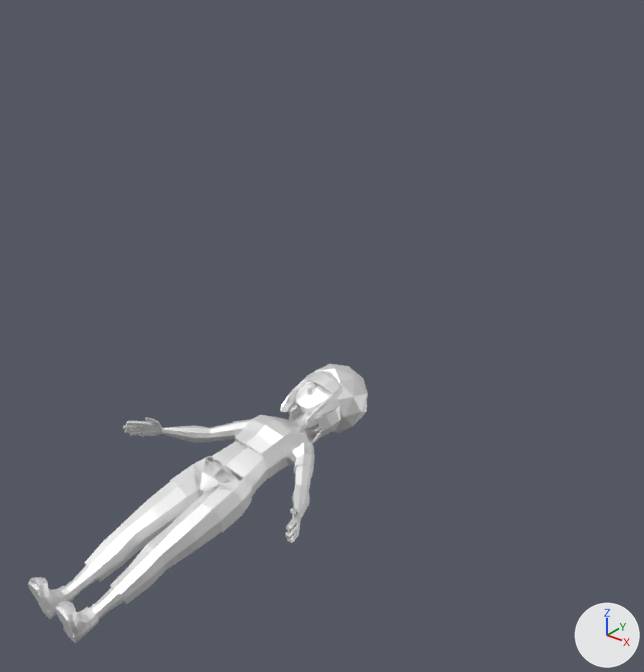
Two versions of the glTF model models/gltf/character/Kira 1.glb, one commit apart.
Camera for both pictures: a 50 mm camera at (2.53, -5.5, 2.61) aimed at (-0.1, -2.22, 0.58). The lights are fixed; the arrows at lower right show +X, +Y and +Z. Where no turn or scale is listed for an object, it has been applied to the vertices. Vertices at the same position are counted once.

Names of what the first picture shows: 'Kira_Base', 'Kira_Feet', 'Kira_Hair_A', 'Kira_Hair_B', 'Kira_Hair_Default', 'Kira_Hair_E', 'Kira_Hair_F', 'Kira_Pants_A', 'Kira_Pants_B', 'Kira_Shirt', 'Kira_Shoes', 'Kira_Shorts', 'Kira_Tank'.
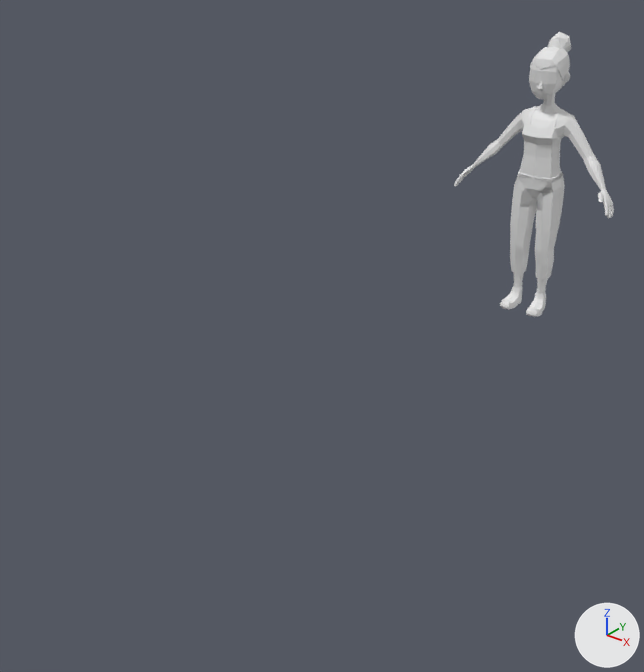
Diff of the bpy script that builds the scene:
```diff
--- a/models/gltf/character/Kira 1.glb.py
+++ b/models/gltf/character/Kira 1.glb.py
@@ me_kira_base @@
 me_kira_base.from_pydata(...)  # 443 vertices, 820 faces; spans x -0.57..0.57, y -0.17..0.1, z 0.09..1.78
 # used by ob_kira_base; location = (-0.066, -4.009, -0.023); rotation_euler = (-1.36, 0.0398, -0.0784), in degrees (-78, 2.3, -4.5)
-me_kira_base.materials.append(mat_mat_kira)
+# me_kira_base part 1: vertex colours changed
@@ me_kira_feet @@
 me_kira_feet.from_pydata(...)  # 96 vertices, 172 faces; spans x -0.146..0.146, y -0.13..0.065, z 0.001..0.093
 # used by ob_kira_feet; location = (-0.066, -4.009, -0.023); rotation_euler = (-1.36, 0.0398, -0.0784), in degrees (-78, 2.3, -4.5)
+# me_kira_feet part 2: vertex colours changed
 me_kira_feet.materials.append(mat_mat_kira)
@@ me_kira_pants_a @@
 # used by ob_kira_pants_a; location = (-0.066, -4.009, -0.023); rotation_euler = (-1.36, 0.0398, -0.0784), in degrees (-78, 2.3, -4.5)
-me_kira_pants_a.from_pydata(...)  # 156 vertices, 290 faces; spans x -0.169..0.169, y -0.094..0.125, z 0.131..0.996
+me_kira_pants_a.from_pydata(...)  # 157 vertices, 292 faces; spans x -0.169..0.169, y -0.094..0.125, z 0.131..0.996
+# me_kira_pants_a part 3: 286 faces spanning x -0.169..0.169, y -0.094..0.125, z 0.131..0.996 switch from mat_mat_kira to no material
@@ me_kira_pants_b_001 @@
 me_kira_pants_b_001.from_pydata(...)  # 173 vertices, 324 faces; spans x -0.169..0.169, y -0.094..0.125, z 0.131..0.994
 # used by ob_kira_pants_b; location = (-0.066, -4.009, -0.023); rotation_euler = (-1.36, 0.0398, -0.0784), in degrees (-78, 2.3, -4.5)
-me_kira_pants_b_001.materials.append(mat_mat_kira)
+# me_kira_pants_b_001 part 4: vertex colours changed
@@ me_kira_shoes_001 @@
 me_kira_shoes_001.from_pydata(...)  # 288 vertices, 560 faces; spans x -0.155..0.155, y -0.146..0.07, z 0.001..0.156
 # used by ob_kira_shoes; location = (-0.066, -4.009, -0.023); rotation_euler = (-1.36, 0.0398, -0.0784), in degrees (-78, 2.3, -4.5)
+# me_kira_shoes_001 part 5: 560 faces spanning x -0.155..0.155, y -0.146..0.07, z 0.001..0.156 switch from mat_mat_kira to no material
@@ me_kira_tank @@
 me_kira_tank.from_pydata(...)  # 249 vertices, 470 faces; spans x -0.48..0.48, y -0.14..0.1, z 0.953..1.491
 # used by ob_kira_tank; location = (-0.066, -4.009, -0.023); rotation_euler = (-1.36, 0.0398, -0.0784), in degrees (-78, 2.3, -4.5)
+# me_kira_tank part 6: 470 faces spanning x -0.48..0.48, y -0.14..0.1, z 0.953..1.491 switch from mat_mat_kira to no material
@@ ob_kira_base @@
 ob_kira_base = bpy.data.objects.new('Kira_Base', me_kira_base)
-ob_kira_base.location = (-0.066, -4.009, -0.023)
-ob_kira_base.rotation_euler = (-1.36, 0.0398, -0.0784)  # degrees (-78, 2.3, -4.5)
+ob_kira_base.location = (0.0, 0.0, 0.0)
@@ ob_kira_feet @@
 ob_kira_feet = bpy.data.objects.new('Kira_Feet', me_kira_feet)
-ob_kira_feet.location = (-0.066, -4.009, -0.023)
-ob_kira_feet.rotation_euler = (-1.36, 0.0398, -0.0784)  # degrees (-78, 2.3, -4.5)
+ob_kira_feet.location = (0.0, 0.0, 0.0)
@@ ob_kira_hair_a @@
-ob_kira_hair_a = bpy.data.objects.new('Kira_Hair_A', me_kira_hair_a)
@@ ob_kira_hair_b @@
-ob_kira_hair_b = bpy.data.objects.new('Kira_Hair_B', me_kira_hair_b)
@@ ob_kira_hair_c @@
 ob_kira_hair_c = bpy.data.objects.new('Kira_Hair_C', me_kira_hair_c)
-ob_kira_hair_c.location = (-0.066, -4.009, -0.023)
-ob_kira_hair_c.rotation_euler = (-1.36, 0.0398, -0.0784)  # degrees (-78, 2.3, -4.5)
+ob_kira_hair_c.location = (0.0, 0.0, 0.0)
@@ ob_kira_hair_default @@
-ob_kira_hair_default = bpy.data.objects.new('Kira_Hair_Default', me_kira_hair_default)
@@ ob_kira_hair_e @@
-ob_kira_hair_e = bpy.data.objects.new('Kira_Hair_E', me_kira_hair_e)
@@ ob_kira_hair_f @@
-ob_kira_hair_f = bpy.data.objects.new('Kira_Hair_F', me_kira_hair_f)
@@ ob_kira_pants_a @@
 ob_kira_pants_a = bpy.data.objects.new('Kira_Pants_A', me_kira_pants_a)
-ob_kira_pants_a.location = (-0.066, -4.009, -0.023)
-ob_kira_pants_a.rotation_euler = (-1.36, 0.0398, -0.0784)  # degrees (-78, 2.3, -4.5)
+ob_kira_pants_a.location = (0.0, 0.0, 0.0)
@@ ob_kira_pants_b @@
 ob_kira_pants_b = bpy.data.objects.new('Kira_Pants_B', me_kira_pants_b_001)
-ob_kira_pants_b.location = (-0.066, -4.009, -0.023)
-ob_kira_pants_b.rotation_euler = (-1.36, 0.0398, -0.0784)  # degrees (-78, 2.3, -4.5)
+ob_kira_pants_b.location = (0.0, 0.0, 0.0)
@@ ob_kira_shirt @@
-ob_kira_shirt = bpy.data.objects.new('Kira_Shirt', me_kira_shirt)
@@ ob_kira_shoes @@
 ob_kira_shoes = bpy.data.objects.new('Kira_Shoes', me_kira_shoes_001)
-ob_kira_shoes.location = (-0.066, -4.009, -0.023)
-ob_kira_shoes.rotation_euler = (-1.36, 0.0398, -0.0784)  # degrees (-78, 2.3, -4.5)
+ob_kira_shoes.location = (0.0, 0.0, 0.0)
@@ ob_kira_shorts @@
-ob_kira_shorts = bpy.data.objects.new('Kira_Shorts', me_kira_shorts)
@@ ob_kira_tank @@
 ob_kira_tank = bpy.data.objects.new('Kira_Tank', me_kira_tank)
-ob_kira_tank.location = (-0.066, -4.009, -0.023)
-ob_kira_tank.rotation_euler = (-1.36, 0.0398, -0.0784)  # degrees (-78, 2.3, -4.5)
+ob_kira_tank.location = (0.0, 0.0, 0.0)
```

Boxes (x1, y1, x2, y2) around the edits, measured in the pictures (644 x 672 px):
'Kira_Pants_B', recoloured, moved, turned: before (84, 456, 252, 614); after (510, 170, 563, 290)
'Kira_Tank', surface changed, moved, turned: before (162, 418, 312, 518); after (473, 98, 606, 190)
'Kira_Base', recoloured, moved, turned: before (123, 382, 333, 543); after (454, 63, 614, 218)
'Kira_Shirt', deleted: before (167, 415, 315, 516)
'Kira_Pants_A', reshaped, moved, turned: before (71, 456, 252, 609); after (511, 173, 565, 291)
'Kira_Shoes', surface changed, moved, turned: before (29, 577, 105, 643); after (500, 283, 546, 316)
'Kira_Shorts', deleted: before (71, 457, 250, 613)
'Kira_Hair_F', deleted: before (313, 364, 368, 433)
'Kira_Hair_Default', deleted: before (280, 371, 343, 444)
'Kira_Hair_C', moved, turned (not visible before): after (530, 32, 571, 86)
'Kira_Hair_B', deleted: before (287, 384, 341, 437)
'Kira_Feet', recoloured, moved, turned: before (28, 583, 74, 641); after (501, 306, 538, 317)
'Kira_Hair_A', deleted: before (288, 400, 321, 433)
'Kira_Hair_E', deleted: before (290, 371, 334, 410)
